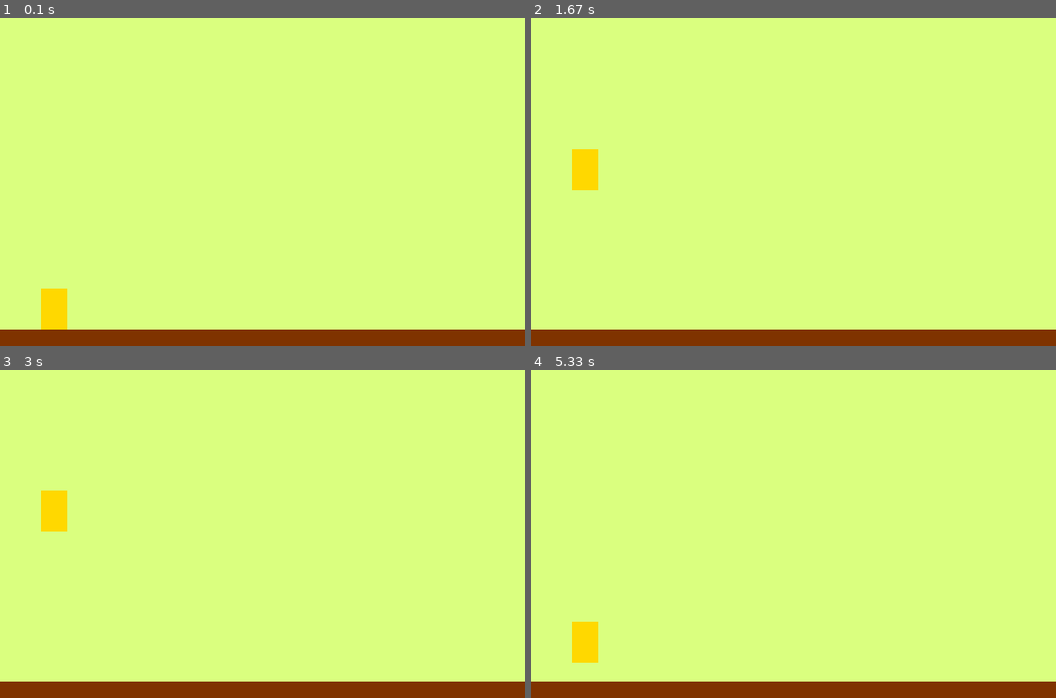
Above: before the commit, frames 1-4 (two rows, left to right).
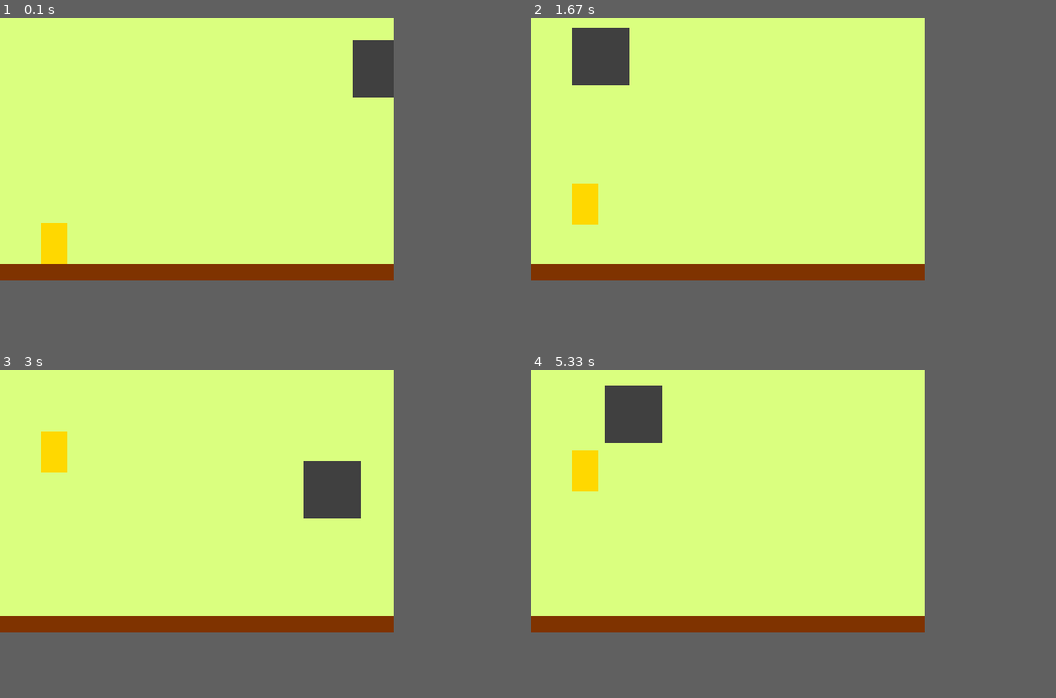
Above: after the commit, the same moments.

Repository: MinHyeok90/20200530_pygame
Game: pygame game, started from run/run.py
The game is run twice, just before and just after one commit, with the same random seed, the same clock (stepped at 60 frames per second) and the same inputs.
Inputs:
- Up to frame 1 (0.1 s): no input
- Up to frame 2 (1.67 s): tap Space at 0.33, 0.73, 1.03, 1.23, 1.57 s
- Up to frame 3 (3 s): tap Space at 1.87, 2.07, 2.37, 2.63 s
- Up to frame 4 (5.33 s): tap Space at 3.4, 3.8, 4.1, 4.87, 5.17 s
In our replay, the window is 640x400 before the commit and 480x320 after it. These sizes can differ from the game's own. Grey fills any space a smaller window leaves; there, only what the larger window draws over its background counts as a difference.

The runs differ from the first frame. In frame 1, 11% of the frame differs, in the area x 0-100%, y 6-100%; in frame 2, 12%; in frame 3, 12%, in the area x 0-100%, y 18-100%; in frame 4, 12%.

Commit message:
Add enemy and move it

Diff:
--- a/run/run.py
+++ b/run/run.py
@@ -5,8 +5,8 @@
 # Default Frame Setting
 pygame.init()
 
-screen_width = 640
-screen_height = 400
+screen_width = 480
+screen_height = 320
 screen = pygame.display.set_mode((screen_width, screen_height))
 
 pygame.display.set_caption("Z_Game")
@@ -34,9 +34,18 @@
 character_to_y = 0
 character_x_pos = 50
 character_y_pos = screen_height - character_height - stage_height
-character_jump_power = -2
+character_jump_power = -1
 
-gravity_speed = 0.3
+gravity_speed = 0.05
+
+#block
+enemy = pygame.image.load(os.path.join(image_path, "enemy.png"))
+enemy_size = enemy.get_rect().size
+enemy_width = enemy_size[0]
+enemy_height = enemy_size[1]
+enemy_to_x = -10
+enemy_x_pos = screen_width
+enemy_y_pos = random.randint(0, screen_height - enemy_height - stage_height)
 
 # Env
 game_font = pygame.font.Font(None, 40)
@@ -45,10 +54,12 @@
 game_result = "GAME OVER"
 
 canSpace = True
+
+
 # Run
 running = True
 while running:
-    dt = clock.tick(30)
+    dt = clock.tick(60)
 
     # Event
     for event in pygame.event.get():
@@ -65,6 +76,7 @@
 
 
     # Position
+    # character
     character_y_pos += character_to_y * dt
 
     if character_y_pos >= screen_height - character_height - stage_height:
@@ -74,7 +86,12 @@
     else:
         character_to_y += gravity_speed
 
+    # enemy
+    enemy_x_pos += enemy_to_x
 
+    if enemy_x_pos < -enemy_width:
+        enemy_x_pos = screen_width
+        enemy_y_pos = random.randint(0, screen_height - enemy_height - stage_height)
 
     # Crash
     # character_rect = character.get_rect()
@@ -98,8 +115,8 @@
 
     # Display
     screen.blit(background, (0, 0))
-
     screen.blit(stage, (stage_x_pos, stage_y_pos))
+    screen.blit(enemy, (enemy_x_pos, enemy_y_pos))
     screen.blit(character, (character_x_pos, character_y_pos))
     pygame.display.update()
 
Binary file added: run/images/enemy.png
